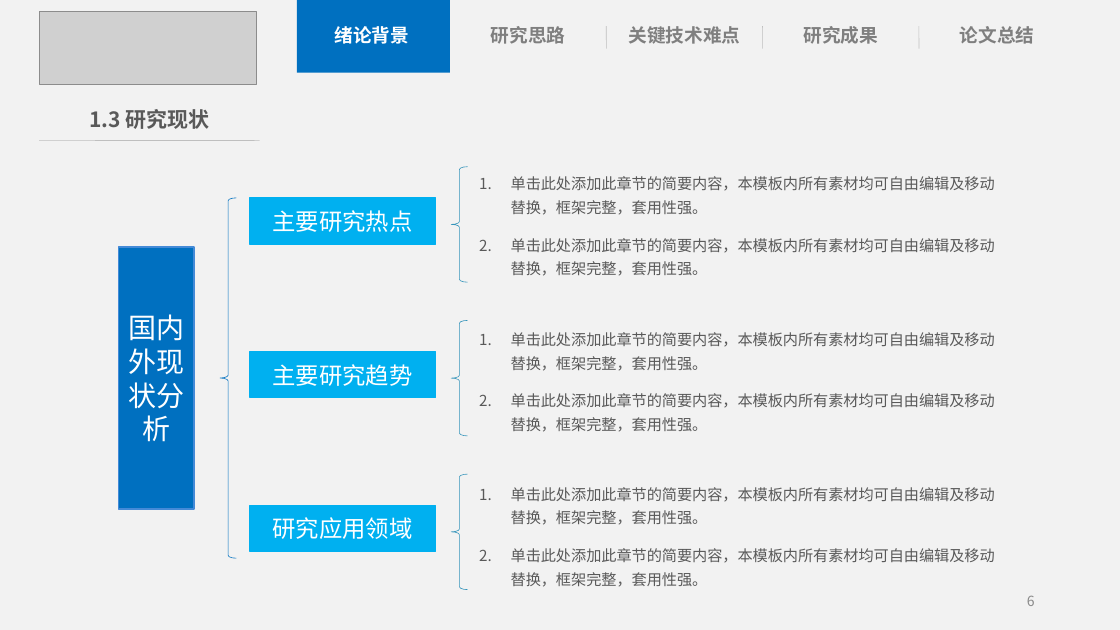
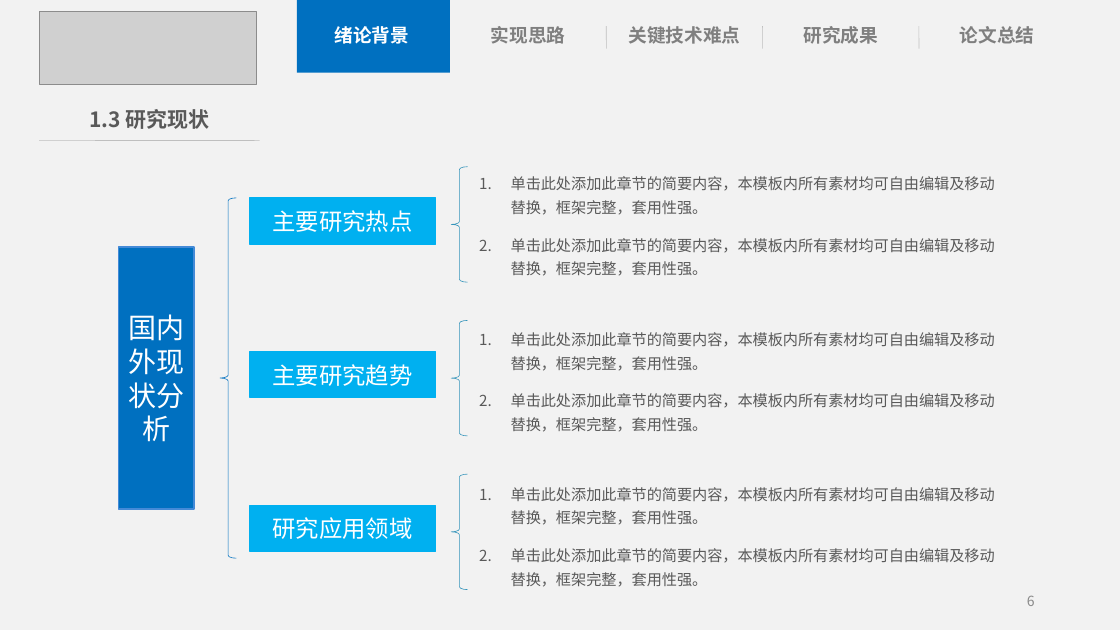
Before and after one commit to KIPKIPS/PocketCampusUnity, a slide deck: slide 6 of 基于Android的掌上校园APP开发答辩PPT.pptx. Drawn at 1120x630 pixels with LibreOffice and Linux fonts; fonts in the diff are those of the drawing; grey boxes stand for pictures. Boxes give left, top, right and bottom in pixels: in the first picture for what was removed or moved away, otherwise in the second. Text is boxed around its words. In the diff, an @@ line names an element or a change of style, - is before the commit and + after.

```diff
--- a/基于Android的掌上校园APP开发答辩PPT.pptx
+++ b/基于Android的掌上校园APP开发答辩PPT.pptx
@@ text at bbox=[491, 26, 565, 44]: text changed @@
-研究思路
+实现思路
```
Also in this commit, not shown: 6 other slides changed, 1 other file.
